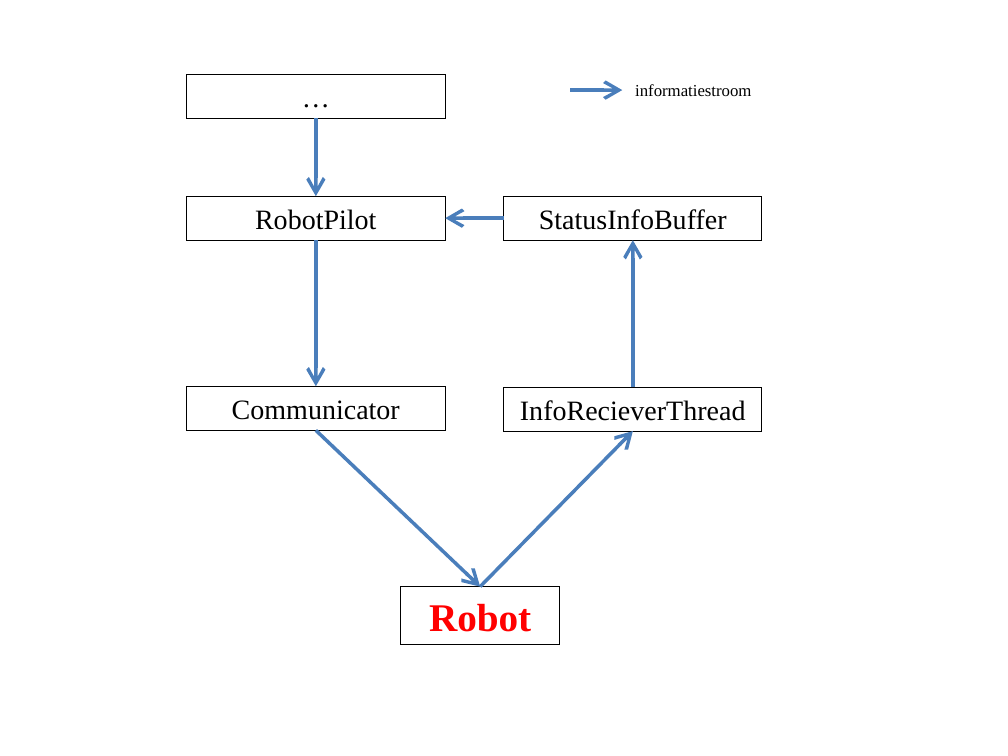
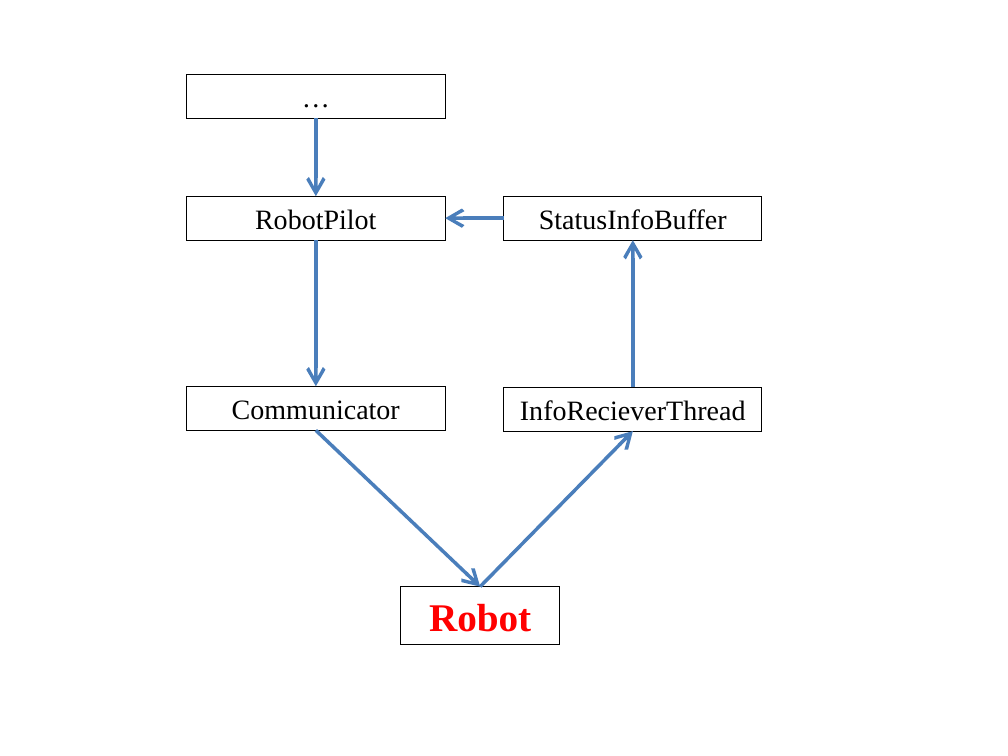
Before and after one commit to toonn/SilverSurfer, a slide deck: slide 3 of SilverSurferVerslag/Verslag demo 4/Klassendiagramma.pptx. Drawn at 1008x756 pixels with LibreOffice and Linux fonts; fonts in the diff are those of the drawing. Boxes give left, top, right and bottom in pixels: in the first picture for what was removed or moved away, otherwise in the second. Text is boxed around its words. In the diff, an @@ line names an element or a change of style, - is before the commit and + after.

```diff
--- a/SilverSurferVerslag/Verslag demo 4/Klassendiagramma.pptx
+++ b/SilverSurferVerslag/Verslag demo 4/Klassendiagramma.pptx
@@ text removed at <box>635,84,751,96</box> @@
-informatiestroom
@@ arrow removed from (571, 90) to (622, 90) @@
```
Also in this commit, not shown: 1 other slide changed, 2 slides added, 1 slide removed, 14 other files.
